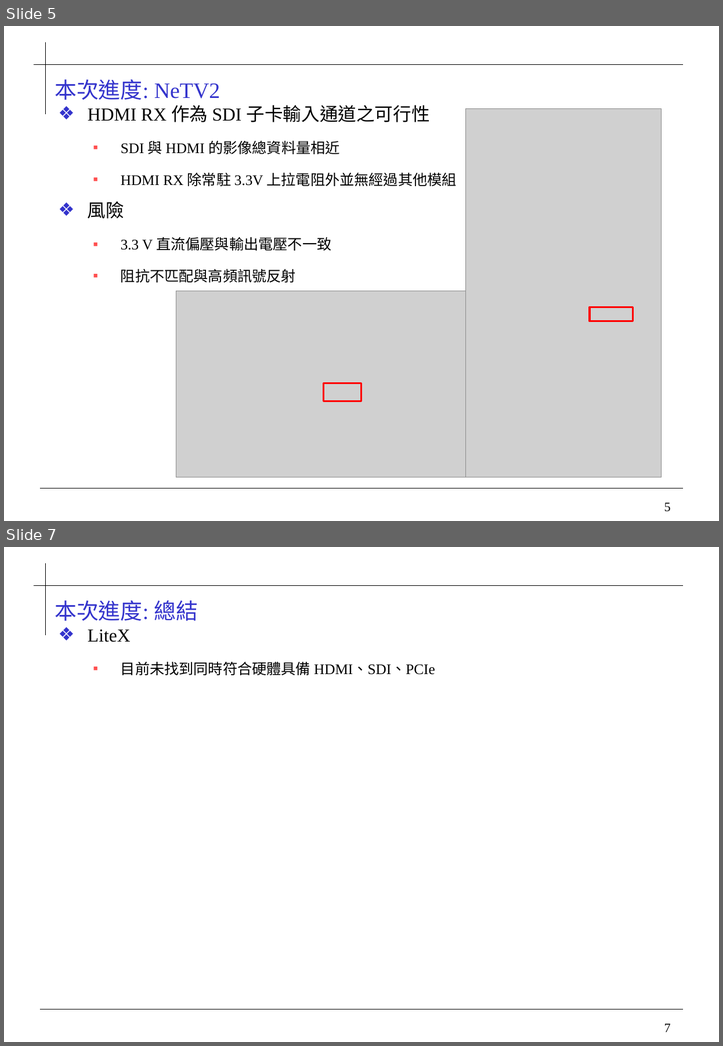
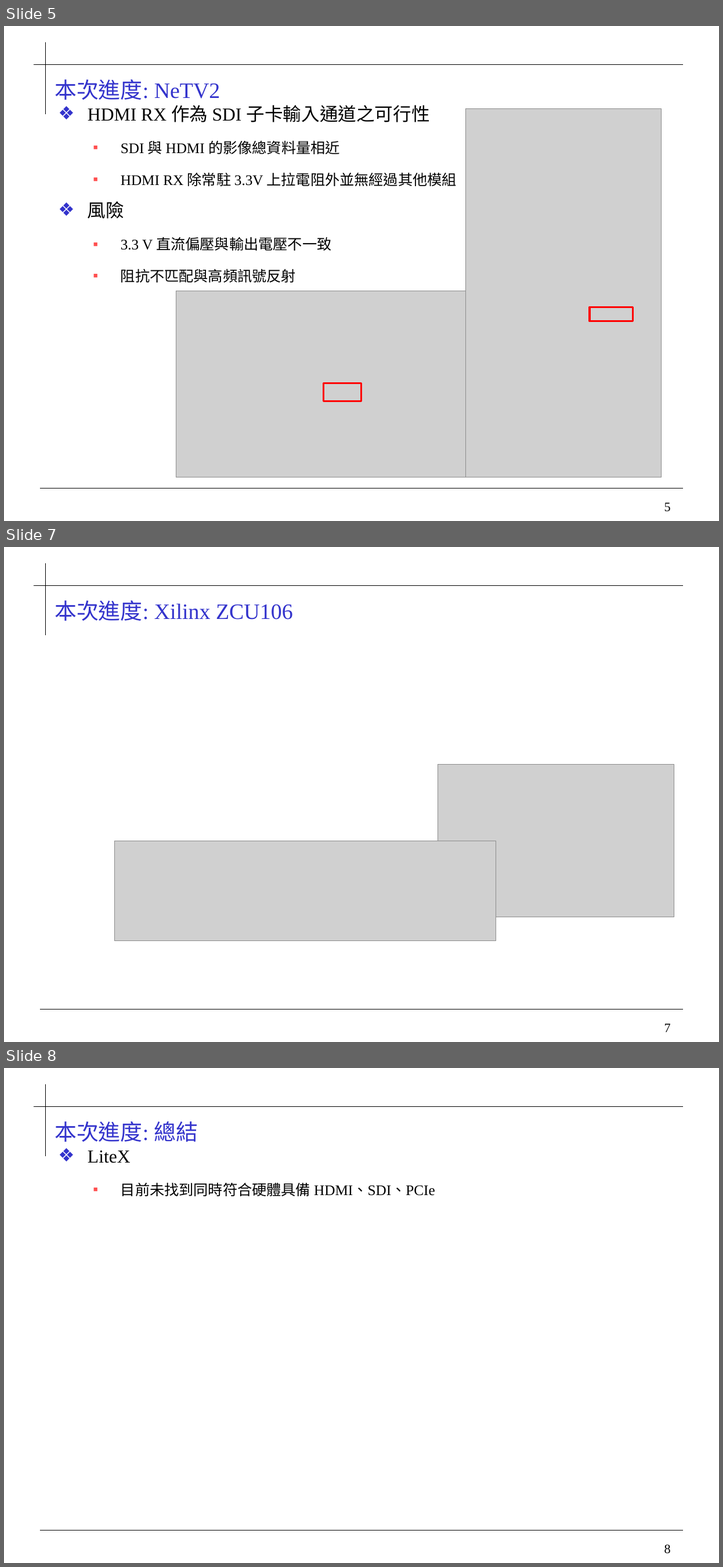
Before and after one commit to 0ilasis0/home, a slide deck: Onyx_進度報告_1020.pptx. Shown one above the other, each under a label of ours: slides 5 and 7 before the commit, slides 5, 7 and 8 after it; the slides between them are not shown. The pictures are 723x1046 and 723x1567 pixels, drawn with LibreOffice and Linux fonts; fonts in the diff are those of the drawing; grey boxes stand for pictures; background and template pictures are left out. Boxes give left, top, right and bottom in pixels: in the first picture for what was removed or moved away, otherwise in the second. Text is boxed around its words. In the diff, an @@ line names an element or a change of style, - is before the commit and + after.

```diff
--- a/Onyx_進度報告_1020.pptx
+++ b/Onyx_進度報告_1020.pptx
@@ slide 7 added at box(4, 547, 719, 1042), background #FFFFFF; not listed: 4 template elements that a slide beside it also shows @@
@@ title added at box(54, 600, 293, 621), 24 pt, text #3333CC @@
+本次進度: Xilinx ZCU106
@@ picture added at box(437, 764, 674, 917) @@
@@ picture added at box(114, 840, 495, 940) @@
@@ what was slide 7 is now slide 8 @@
@@ page number at box(664, 1544, 670, 1553): text changed @@
-7
+8
```
Also in this commit, not shown: 1 slide changed.
